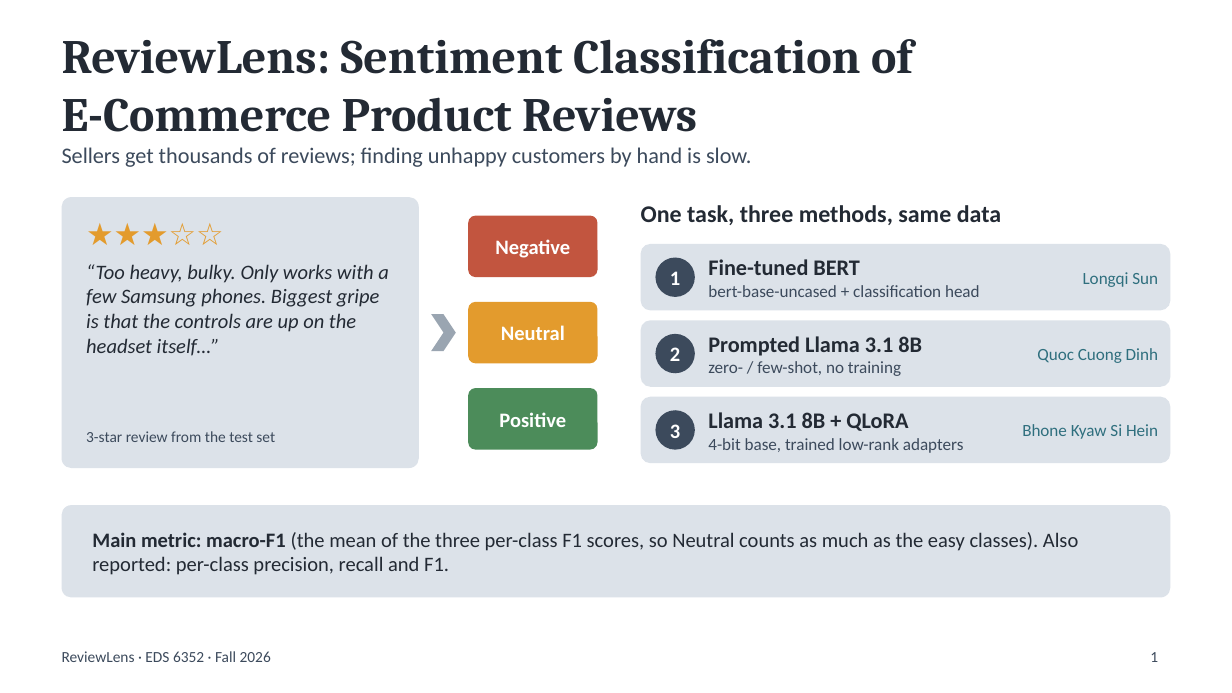
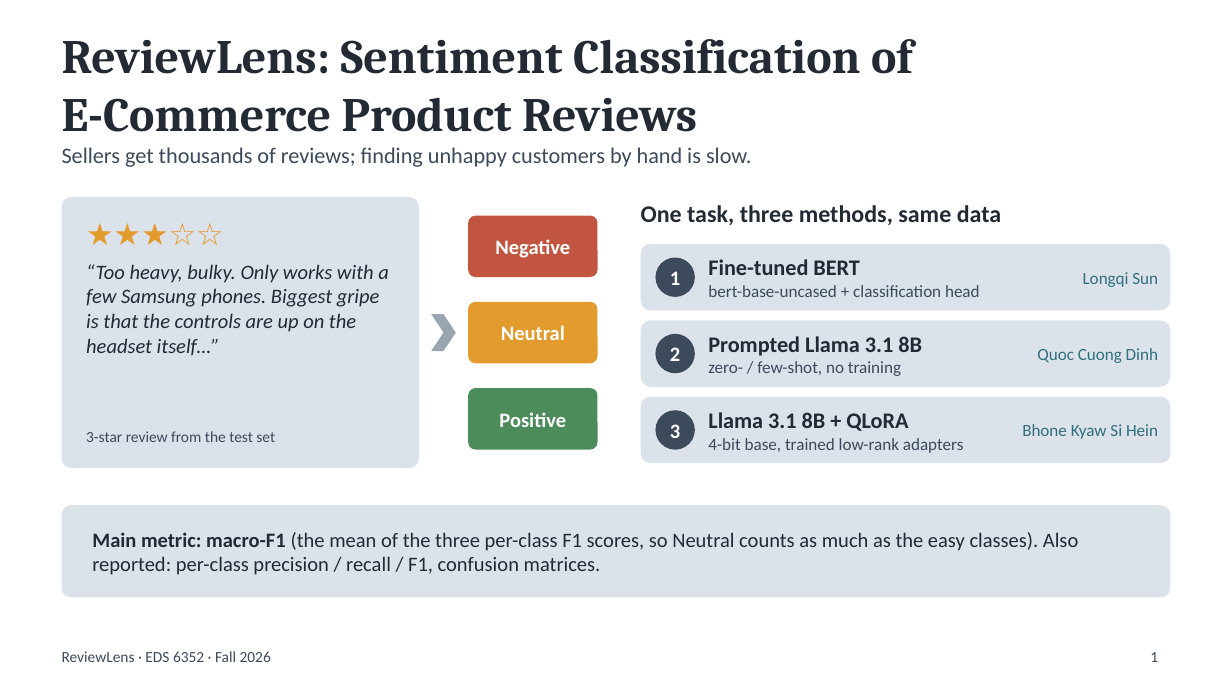
Before and after one commit to Junebhone/ReviewLens, a slide deck: slide 1 of presentation/ReviewLens_Presentation.pptx. Drawn at 1232x693 pixels with LibreOffice and Linux fonts; fonts in the diff are those of the drawing. Boxes give left, top, right and bottom in pixels: in the first picture for what was removed or moved away, otherwise in the second. Text is boxed around its words. In the diff, an @@ line names an element or a change of style, - is before the commit and + after.

```diff
--- a/presentation/ReviewLens_Presentation.pptx
+++ b/presentation/ReviewLens_Presentation.pptx
@@ text at [92,532,1078,575]: text changed @@
-Main metric: macro-F1 (the mean of the three per-class F1 scores, so Neutral counts as much as the easy classes). Also reported: per-class precision, recall and F1.
+Main metric: macro-F1 (the mean of the three per-class F1 scores, so Neutral counts as much as the easy classes). Also reported: per-class precision / recall / F1, confusion matrices.
```
Also in this commit, not shown: 3 other slides changed, 5 other files.
